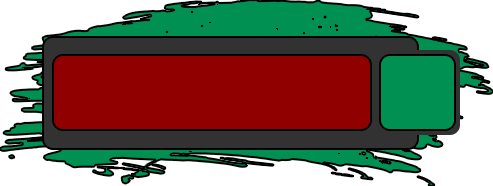
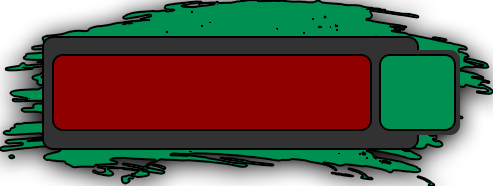
The second 493 x 186 image is a revision of the first. Changes to its layers:
pixels changed over (0, 0, 493, 186) (layer not identified)
